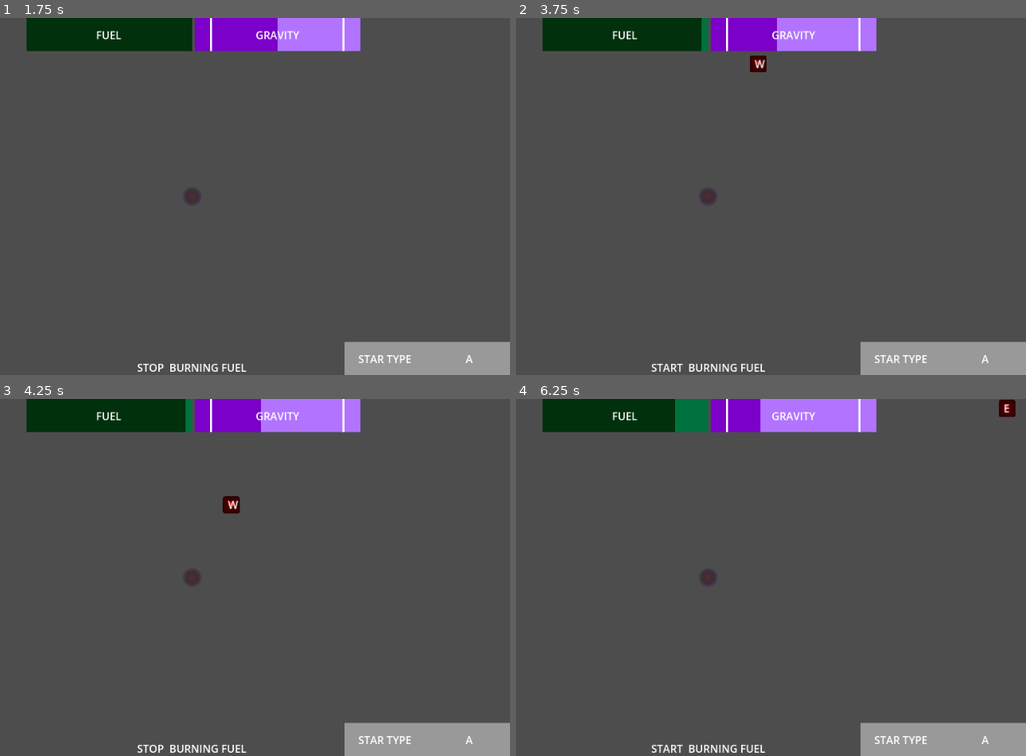
Above: before the commit, frames 1-4 (two rows, left to right).
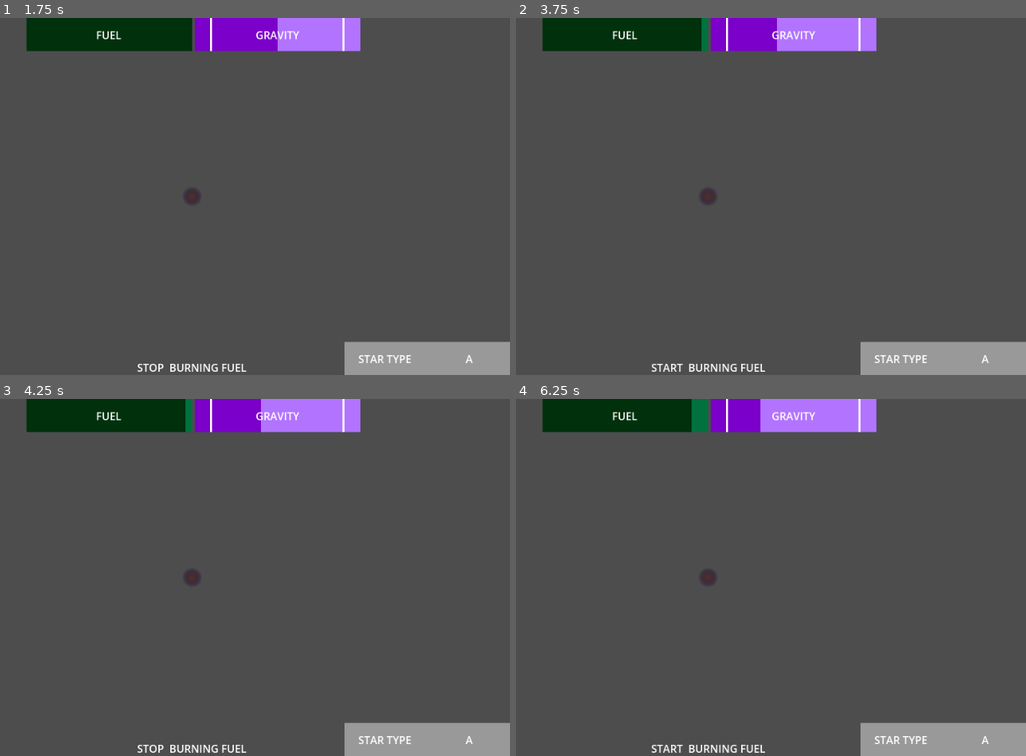
Above: after the commit, the same moments.

Repository: danGerep/cosmic-seed
Game: Godot game, scene res://space.tscn
Two runs of this game, one before a commit and one after it. Both use one fixed random seed, a clock stepped at 60 frames per second and the inputs below. The engine's default icon, where the game draws it, is replaced by a stand-in: a white triangle on a blue panel in a dark square.
Inputs (mouse positions are in pixels of both pictures, inside the frame that each line leads up to):
- Up to frame 1 (1.75 s): tap Enter at 0.5 s; move the mouse to (158, 267) at 0.52 s; press the mouse at (158, 267) at 0.53 s; hold W from 0.53 s (still down); tap Space at 0.77, 1.25, 1.52 s; move the mouse to (382, 250) at 1.27 s; release the mouse at (382, 250) at 1.28 s; tap Q at 1.35 s
- Up to frame 2 (3.75 s): tap Enter at 2 s; move the mouse to (516, 142) at 2.02 s; release W at 2.03 s; hold A 2.03-3.53 s; tap E at 2.1 s; move the mouse to (740, 196) at 2.77 s; tap R at 2.85 s; tap Space at 3.02 s; move the mouse to (612, 107) at 3.52 s; hold S from 3.53 s (still down); tap F at 3.6 s
- Up to frame 3 (4.25 s): keep holding S; tap Space at 3.77 s
- Up to frame 4 (6.25 s): move the mouse to (847, 559) at 4.27 s; release S at 4.28 s; hold D 4.28-5.03 s; tap Z at 4.35 s; tap Space at 4.52, 5, 6.02 s; move the mouse to (582, 595) at 5.02 s; hold W 5.03-5.78 s; tap X at 5.1 s; tap Enter at 5.75 s; move the mouse to (771, 498) at 5.77 s; hold D from 5.78 s (still down); tap C at 5.85 s

Frame 1 is identical in both runs. In frame 2, 0.2% of the frame differs, in the area x 45-50%, y 10-16%; in frame 3, 0.2%; in frame 4, 0.5%, in the area x 31-98%, y 0-10%.

Commit message:
decrease default game gravity

Diff:
--- a/project.godot
+++ b/project.godot
@@ -43,4 +43,4 @@
 
 [physics]
 
-2d/default_gravity=400.0
+2d/default_gravity=100.0
